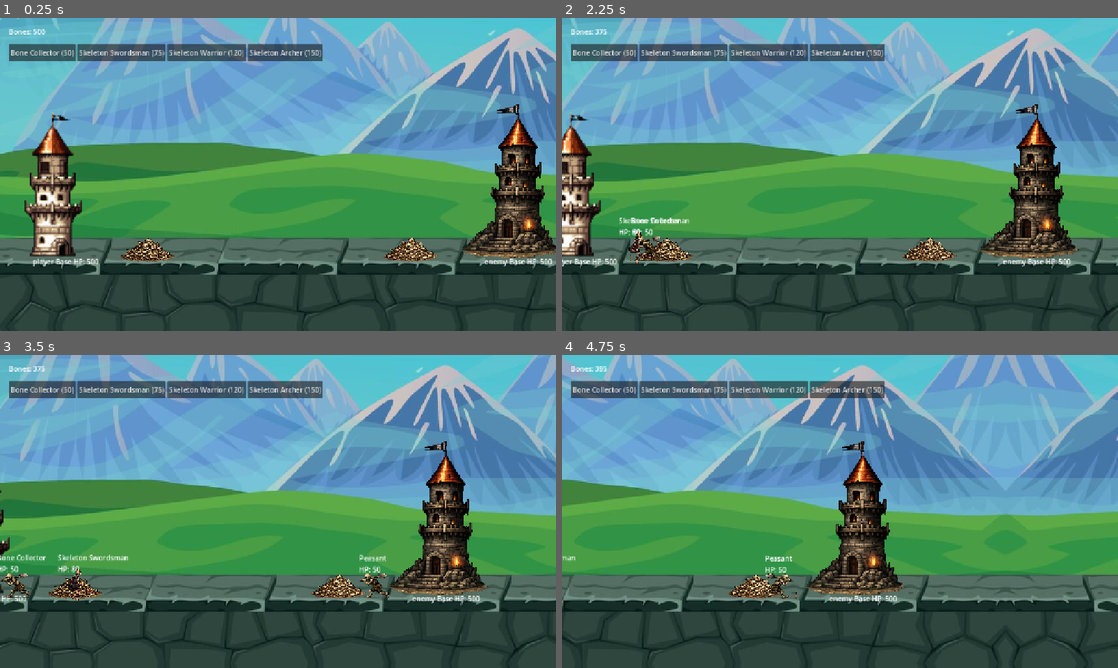
Above: before the commit, frames 1-4 (two rows, left to right).
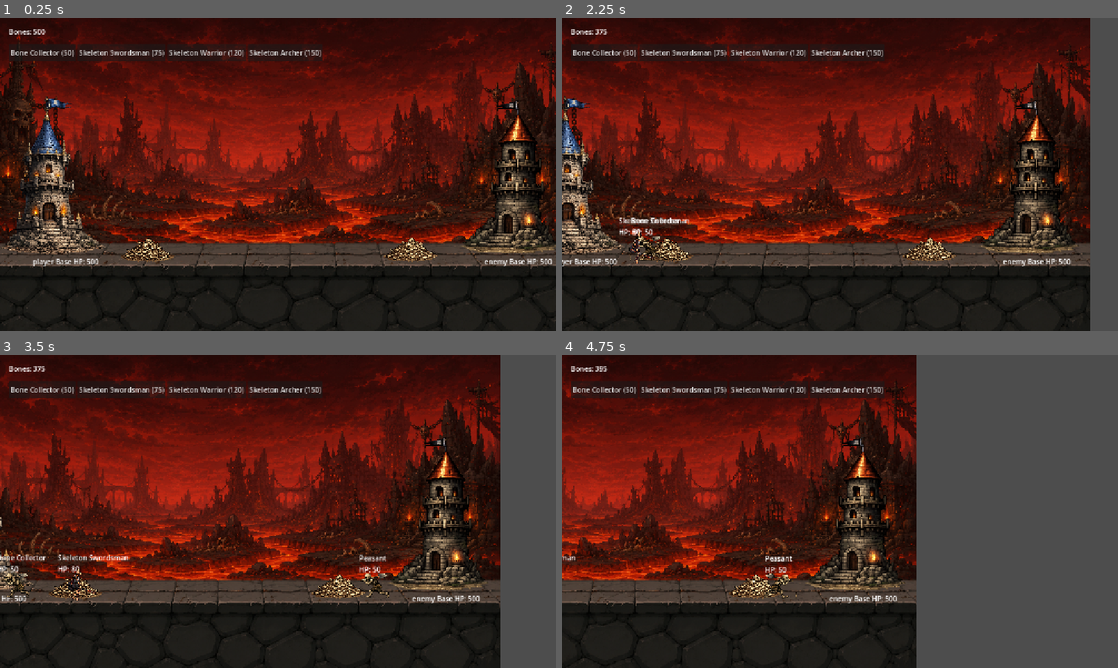
Above: after the commit, the same moments.

Repository: kyledeocades/BoneKingdom
Game: Godot game, scene res://scenes/Main.tscn
Two runs of this game, one before a commit and one after it. Both use one fixed random seed, a clock stepped at 60 frames per second and the inputs below.
Inputs (mouse positions are in pixels of both pictures, inside the frame that each line leads up to):
- Up to frame 1 (0.25 s): no input
- Up to frame 2 (2.25 s): click "Bone Collector (50)" at 0.5 s; click "Skeleton Swordsman (75)" at 1.25 s; move the mouse to (962, 158) at 2.02 s; hold Right (ui_right) from 2.03 s (still down); click (962, 158) at 2.17 s
- Up to frame 3 (3.5 s): release Right (ui_right) at 2.75 s; drag from (166, 527) to (250, 574) at 2.77 s
- Up to frame 4 (4.75 s): move the mouse to (895, 442) at 3.52 s; hold Right (ui_right) 3.53-4.25 s; drag from (812, 574) to (673, 464) at 4.27 s

The runs differ from the first frame. In frame 1, 93% of the frame differs, in the area x 0-100%, y 0-100%; in frame 2, 93%; in frame 3, 94%; in frame 4, 95%.

Commit message:
Background and sprite changes

Diff:
--- a/scenes/Main.tscn
+++ b/scenes/Main.tscn
@@ -1,7 +1,6 @@
 [gd_scene format=3 uid="uid://cgtvp7i81hsmc"]
 
 [ext_resource type="Script" uid="uid://b66j7np18x754" path="res://scripts/controllers/GameController.gd" id="1_game_controller"]
-[ext_resource type="Texture2D" uid="uid://joxfmh3kmhb1" path="res://bg2d.jpg" id="2_rarhs"]
 [ext_resource type="Script" uid="uid://b88gn33jpbcjm" path="res://scripts/units/Base.gd" id="3_vcsgt"]
 [ext_resource type="Script" uid="uid://erggx2yhxv1t" path="res://scripts/services/GameState.gd" id="4_xh4fi"]
 [ext_resource type="Script" uid="uid://vvsiy1leqbai" path="res://scripts/controllers/CameraController.gd" id="5_7hdb4"]
@@ -10,11 +9,12 @@
 [ext_resource type="Script" uid="uid://d27ya8nyyf05o" path="res://scripts/managers/SpawnManager.gd" id="8_spawn_mgr"]
 [ext_resource type="Script" uid="uid://5pnen0wi2ipb" path="res://scripts/managers/UnitManager.gd" id="9_unit_mgr"]
 [ext_resource type="Script" uid="uid://u7yp5ybf1p0n" path="res://scripts/systems/CombatSystem.gd" id="10_combat_sys"]
+[ext_resource type="Texture2D" uid="uid://jp3ghcti2ohs" path="res://underworld_bg.png" id="10_cvmbd"]
 [ext_resource type="Script" uid="uid://bfnedn5abyofv" path="res://scripts/units/Mine.gd" id="11_mwfav"]
 [ext_resource type="Script" uid="uid://nh8tvo6fo1yc" path="res://scripts/systems/WorkerSystem.gd" id="11_worker_sys"]
 [ext_resource type="Texture2D" uid="uid://cphsd38py082g" path="res://sprites/Bone_Pile/bone_pile.png" id="12_3p2gp"]
 [ext_resource type="Script" uid="uid://cja0lb1ct8j2m" path="res://scripts/ui/UIController.gd" id="12_ui_ctrl"]
-[ext_resource type="Texture2D" uid="uid://dcslhhqg154wx" path="res://sprites/sprite2.png" id="13_qmy6f"]
+[ext_resource type="Texture2D" uid="uid://clgurd5ic18v7" path="res://sprites/Towers/player_tower.png" id="15_cvmbd"]
 [ext_resource type="Texture2D" uid="uid://bfw1d5kil55hr" path="res://sprites/Towers/enemy_tower.png" id="16_cvmbd"]
 
 [sub_resource type="RectangleShape2D" id="RectangleShape2D_0wfyh"]
@@ -49,10 +49,9 @@
 
 [node name="Background" type="Sprite2D" parent="." unique_id=1213784102]
 texture_repeat = 3
-position = Vector2(-42, 200.00002)
-scale = Vector2(1.5, 1.5)
-texture = ExtResource("2_rarhs")
-region_enabled = true
+position = Vector2(640, 360)
+scale = Vector2(0.81, 0.81)
+texture = ExtResource("10_cvmbd")
 region_rect = Rect2(0, 0, 4000, 720)
 
 [node name="PlayerSpawn" type="Marker2D" parent="." unique_id=935618741]
@@ -105,9 +104,9 @@
 text = "Player Base"
 
 [node name="Sprite2D" type="Sprite2D" parent="PlayerBase" unique_id=1969059614]
-position = Vector2(3, -117)
-scale = Vector2(3, 3)
-texture = ExtResource("13_qmy6f")
+position = Vector2(3, -135)
+scale = Vector2(0.38, 0.38)
+texture = ExtResource("15_cvmbd")
 
 [node name="EnemyBase" type="CharacterBody2D" parent="." unique_id=1945911551]
 position = Vector2(1160, 500)
@@ -127,7 +126,7 @@
 text = "Enemy Base"
 
 [node name="Sprite2D" type="Sprite2D" parent="EnemyBase" unique_id=489821892]
-position = Vector2(4, -116)
+position = Vector2(4, -126)
 scale = Vector2(0.38, 0.38)
 texture = ExtResource("16_cvmbd")
 
Binary file added: sprites/Towers/player_tower.png
Not shown, added: sprites/Towers/player_tower.png.import
Binary file added: underworld_bg.png
Not shown, added: underworld_bg.png.import
